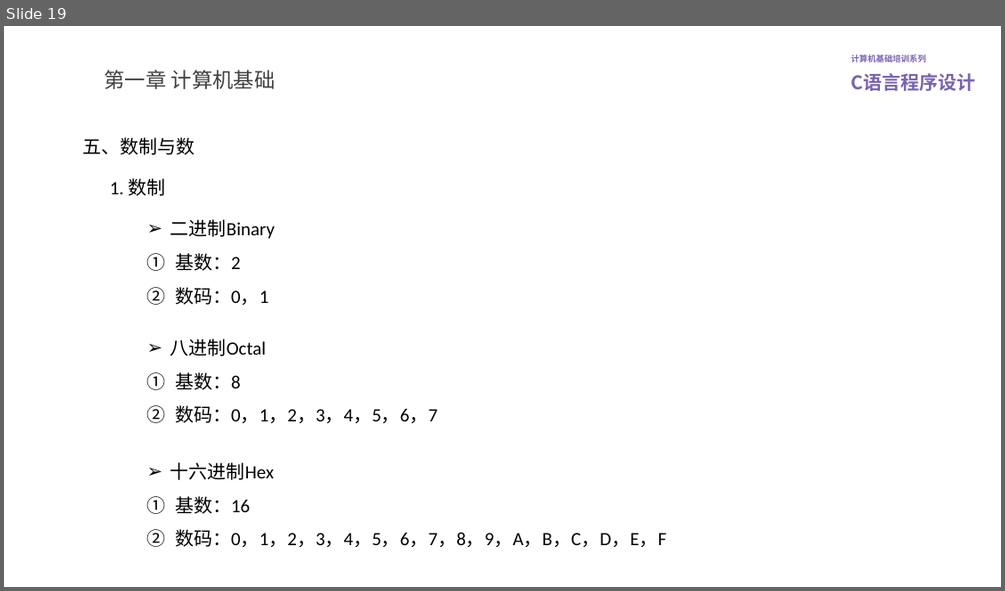
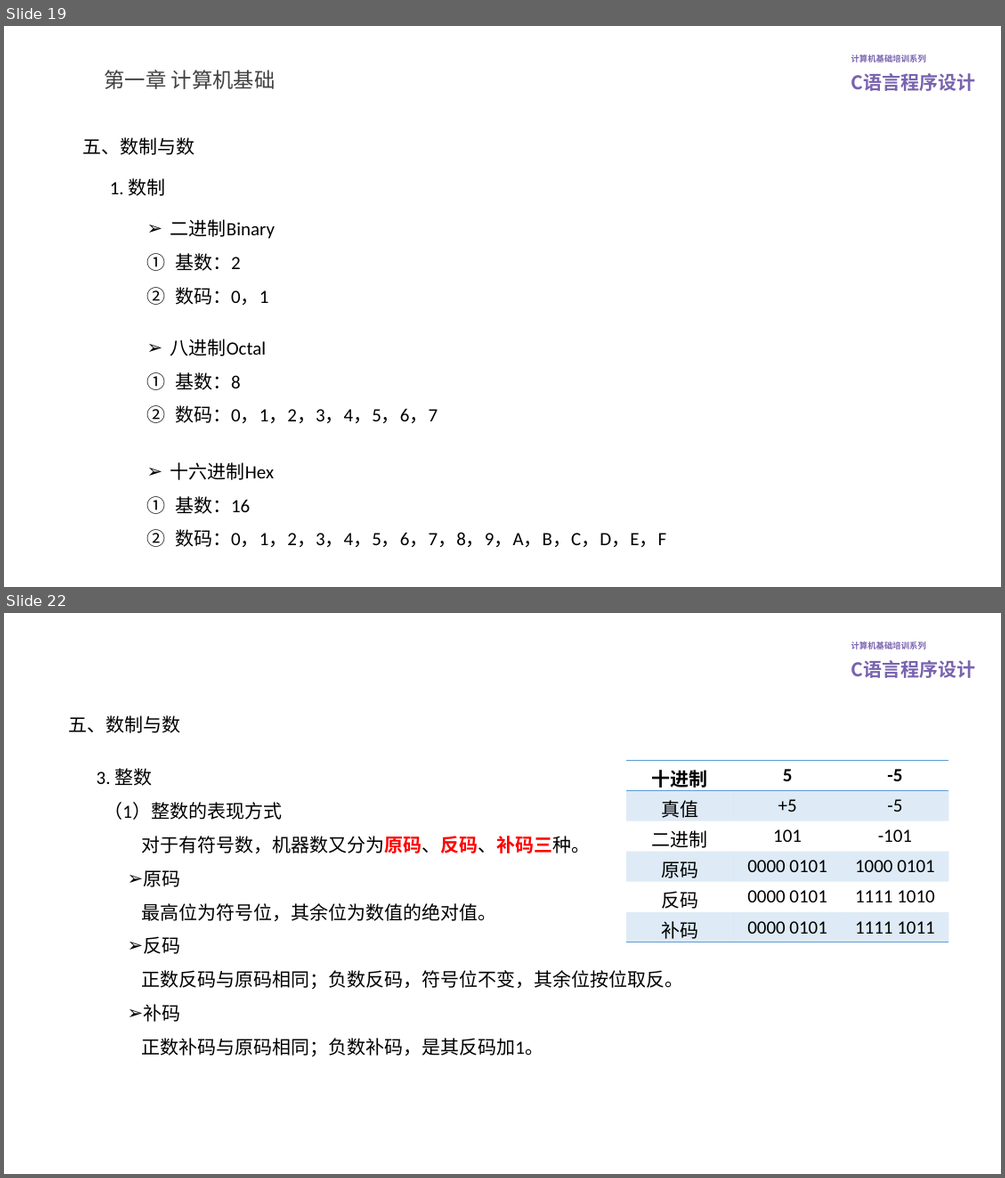
Before and after one commit to lovegce/training-courseware, a slide deck: C语言程序设计.pptx. Shown one above the other, each under a label of ours: slide 19 before the commit, slides 19 and 22 after it; the slides between them are not shown. The pictures are 1005x591 and 1005x1178 pixels, drawn with LibreOffice and Linux fonts; fonts in the diff are those of the drawing; background and template pictures are left out. Boxes give left, top, right and bottom in pixels: in the first picture for what was removed or moved away, otherwise in the second. Text is boxed around its words. In the diff, an @@ line names an element or a change of style, - is before the commit and + after.

```diff
--- a/C语言程序设计.pptx
+++ b/C语言程序设计.pptx
@@ slide 22 added at (4, 613, 1001, 1174), background #FFFFFF; not listed: 2 template elements that a slide beside it also shows @@
@@ text added at (68, 715, 180, 733), 18 pt, text #000000 @@
+五、数制与数
@@ text added at (97, 768, 152, 786), 18 pt, text #000000 @@
+3. 整数
@@ table added at (626, 761, 949, 942), 6 rows, 3 columns @@
+十进制 | 5 | -5
+真值 | +5 | -5
+二进制 | 101 | -101
+原码 | 0000 0101 | 1000 0101
+反码 | 0000 0101 | 1111 1010
+补码 | 0000 0101 | 1111 1011
@@ text added at (104, 802, 683, 1056), 18 pt, text #000000 @@
+（1）整数的表现方式
+对于有符号数，机器数又分为原码、反码、补码三种。
+➢ 原码
+最高位为符号位，其余位为数值的绝对值。
+➢ 反码
+正数反码与原码相同；负数反码，符号位不变，其余位按位取反。
+➢ 补码
+正数补码与原码相同；负数补码，是其反码加1。
```
Also in this commit, not shown: 8 slides changed, 4 other slides added, 1 other file.
